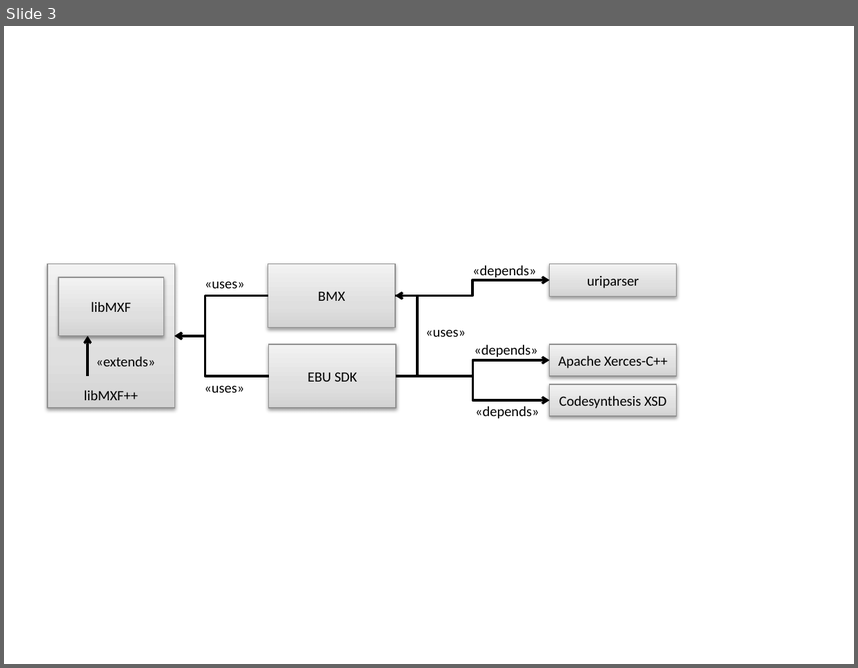
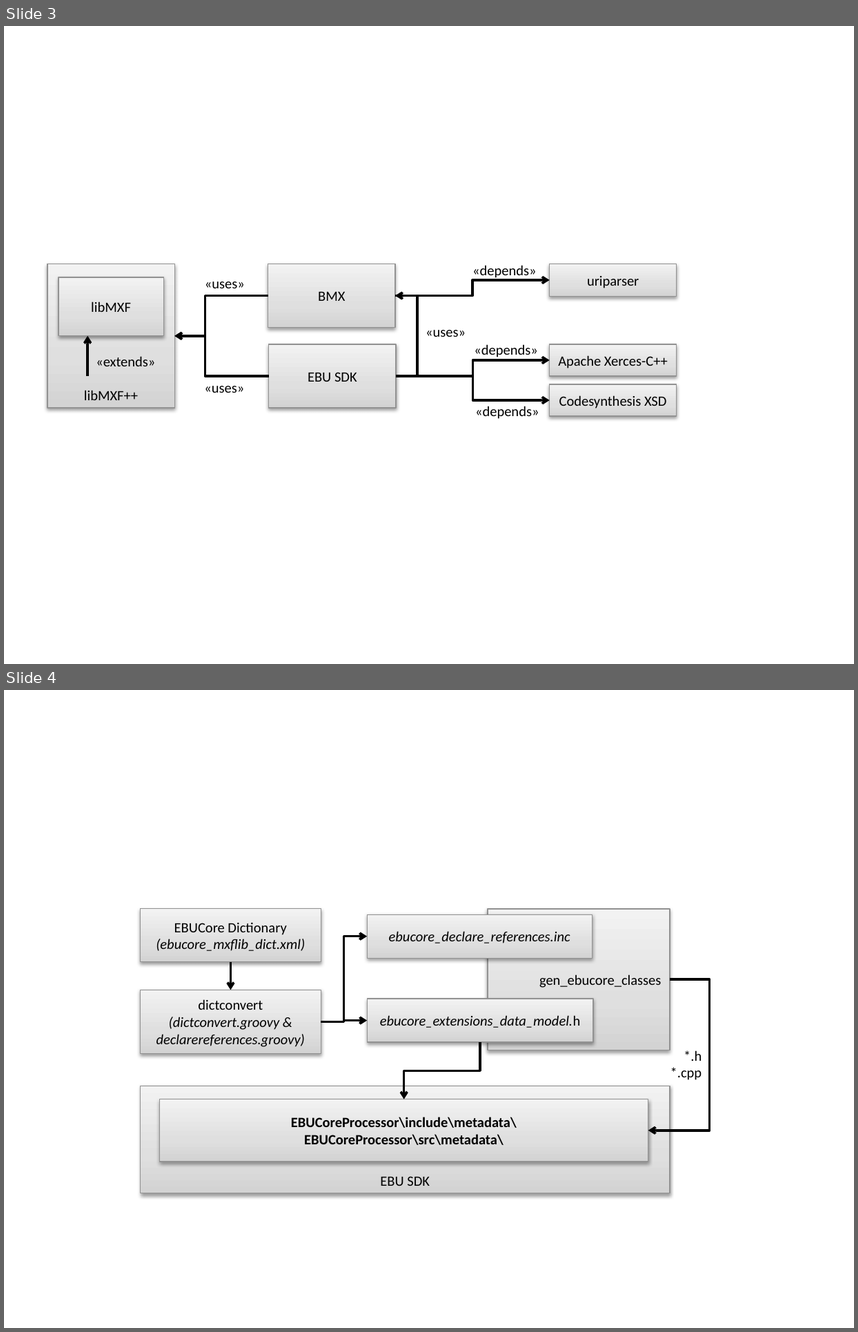
Before and after one commit to Limecraft/ebu-mxfsdk, a slide deck: doc/EBU MXF SDK - EBUCore - images.pptx. Shown one above the other, each under a label of ours: slide 3 before the commit, slides 3 and 4 after it. The pictures are 858x668 and 858x1332 pixels, drawn with LibreOffice and Linux fonts; fonts in the diff are those of the drawing; background and template pictures are left out. Boxes give left, top, right and bottom in pixels: in the first picture for what was removed or moved away, otherwise in the second. Text is boxed around its words. In the diff, an @@ line names an element or a change of style, - is before the commit and + after.

Commit message:
Updated high-level documentation with info about various serialization methods, breakdown of code files, and regeneration of code from XML Schema and MXF dictionary.

```diff
--- a/doc/EBU MXF SDK - EBUCore - images.pptx
+++ b/doc/EBU MXF SDK - EBUCore - images.pptx
@@ slide 4 added at bbox=[4, 690, 854, 1328], background picture (left out) @@
@@ rectangle added at bbox=[140, 909, 320, 962], fill gradient #D3D3D3 to #E0E0E0 to #F3F3F3, outline #939393 0.75 pt, 12 pt, text #000000, italic @@
+EBUCore Dictionary
+(ebucore_mxflib_dict.xml)
@@ rectangle added at bbox=[367, 914, 593, 958], fill gradient #D3D3D3 to #E0E0E0 to #F3F3F3, outline #939393 0.75 pt, 12 pt, text #000000, italic @@
+ebucore_declare_references.inc
@@ rectangle added at bbox=[488, 909, 670, 1049], fill gradient #D3D3D3 to #E0E0E0 to #F3F3F3, outline #939393 0.75 pt, 12 pt, text #000000 @@
+gen_ebucore_classes
@@ elbow arrow added from (321, 1021) to (367, 936), #000000 2 pt @@
@@ elbow arrow added from (231, 962) to (231, 990), #000000 2 pt @@
@@ elbow arrow added from (670, 979) to (648, 1130), #000000 2 pt @@
@@ rectangle added at bbox=[140, 990, 320, 1054], fill gradient #D3D3D3 to #E0E0E0 to #F3F3F3, outline #939393 0.75 pt, 12 pt, text #000000, italic @@
+dictconvert
+(dictconvert.groovy & declarereferences.groovy)
@@ rectangle added at bbox=[367, 998, 593, 1042], fill gradient #D3D3D3 to #E0E0E0 to #F3F3F3, outline #939393 0.75 pt, 12 pt, text #000000, italic @@
+ebucore_extensions_data_model.h
@@ elbow arrow added from (321, 1021) to (367, 1021), #000000 2 pt @@
@@ elbow arrow added from (480, 1042) to (404, 1099), #000000 2 pt @@
@@ text added at bbox=[671, 1050, 702, 1080], 12 pt, text #000000 @@
+*.h
+*.cpp
@@ rectangle added at bbox=[140, 1085, 670, 1192], fill gradient #D3D3D3 to #E0E0E0 to #F3F3F3, outline #939393 0.75 pt, 12 pt, text #000000 @@
+EBU SDK
@@ rectangle added at bbox=[159, 1099, 648, 1161], fill gradient #D3D3D3 to #E0E0E0 to #F3F3F3, outline #939393 0.75 pt, 12 pt, text #000000, bold @@
+EBUCoreProcessor\include\metadata\
+EBUCoreProcessor\src\metadata\
```
Also in this commit, not shown: 1 slide changed, 3 other files.
